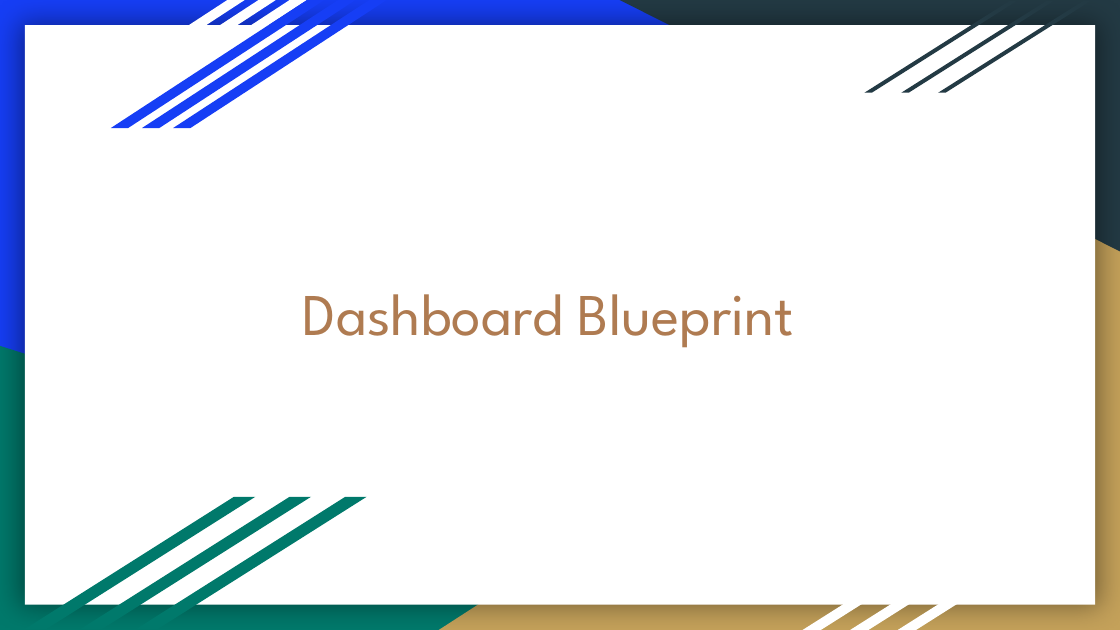
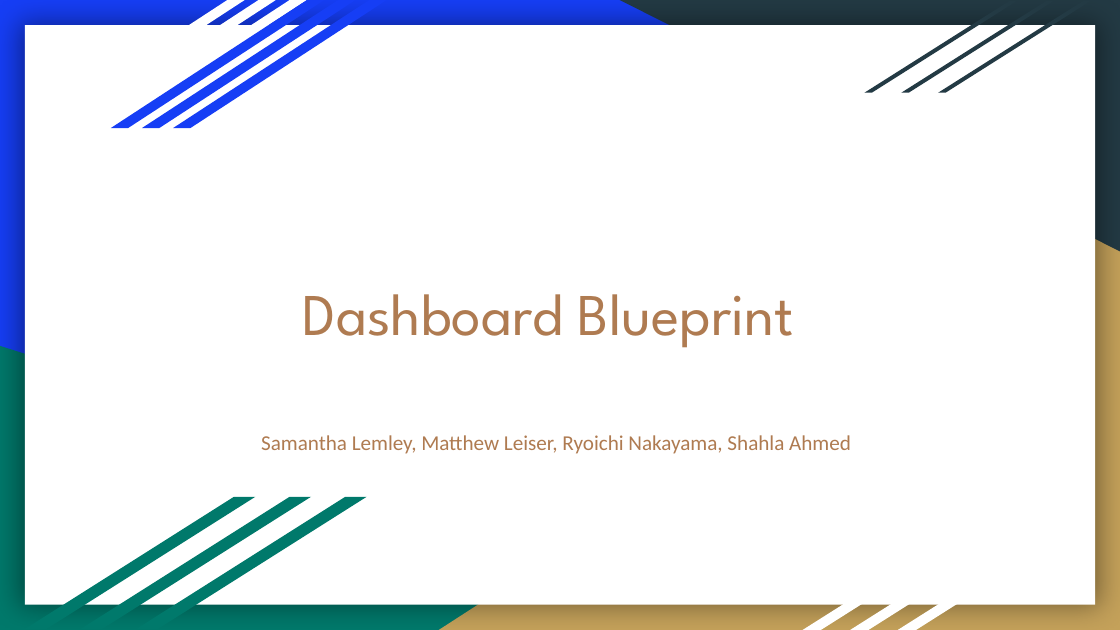
Before and after one commit to lemleysamantha/Project-one, a slide deck: slide 1 of Dashboard Blueprint.pptx. Drawn at 1120x630 pixels with LibreOffice and Linux fonts; fonts in the diff are those of the drawing. Boxes give left, top, right and bottom in pixels: in the first picture for what was removed or moved away, otherwise in the second. Text is boxed around its words. In the diff, an @@ line names an element or a change of style, - is before the commit and + after.

Commit message:
Updating powerpoint slides

```diff
--- a/Dashboard Blueprint.pptx
+++ b/Dashboard Blueprint.pptx
@@ subtitle added at (261, 435, 851, 454), 13.6 pt, text #AF7B51 @@
+Samantha Lemley, Matthew Leiser, Ryoichi Nakayama, Shahla Ahmed
```
